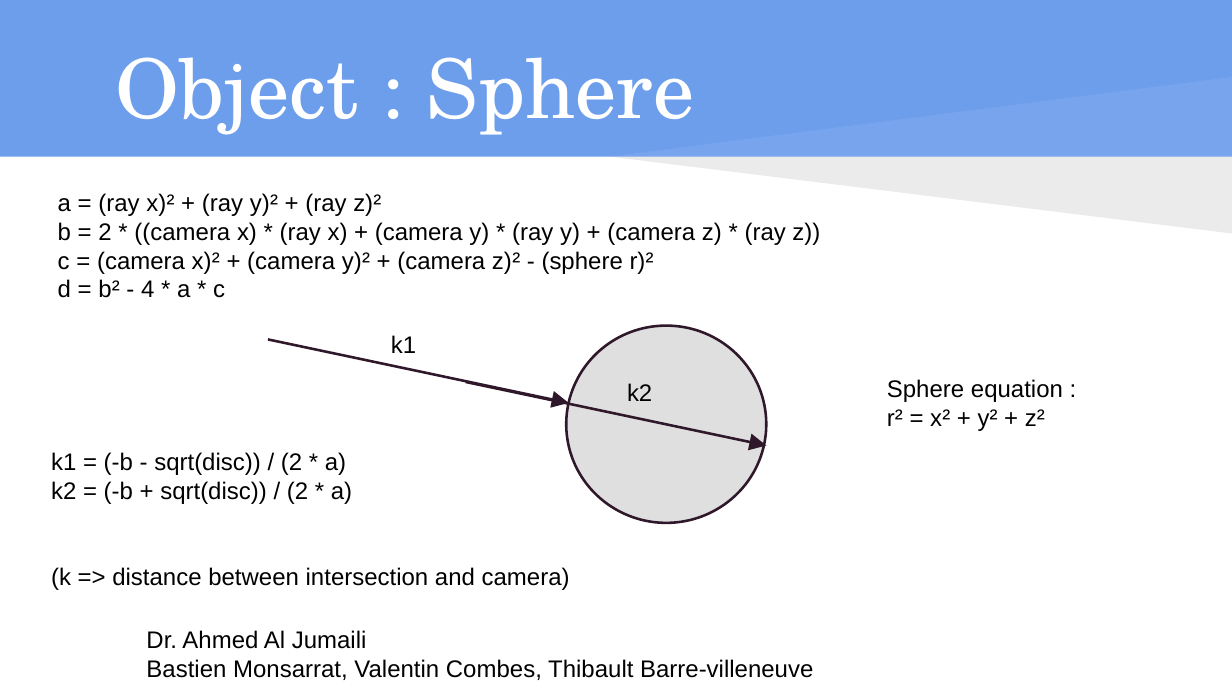
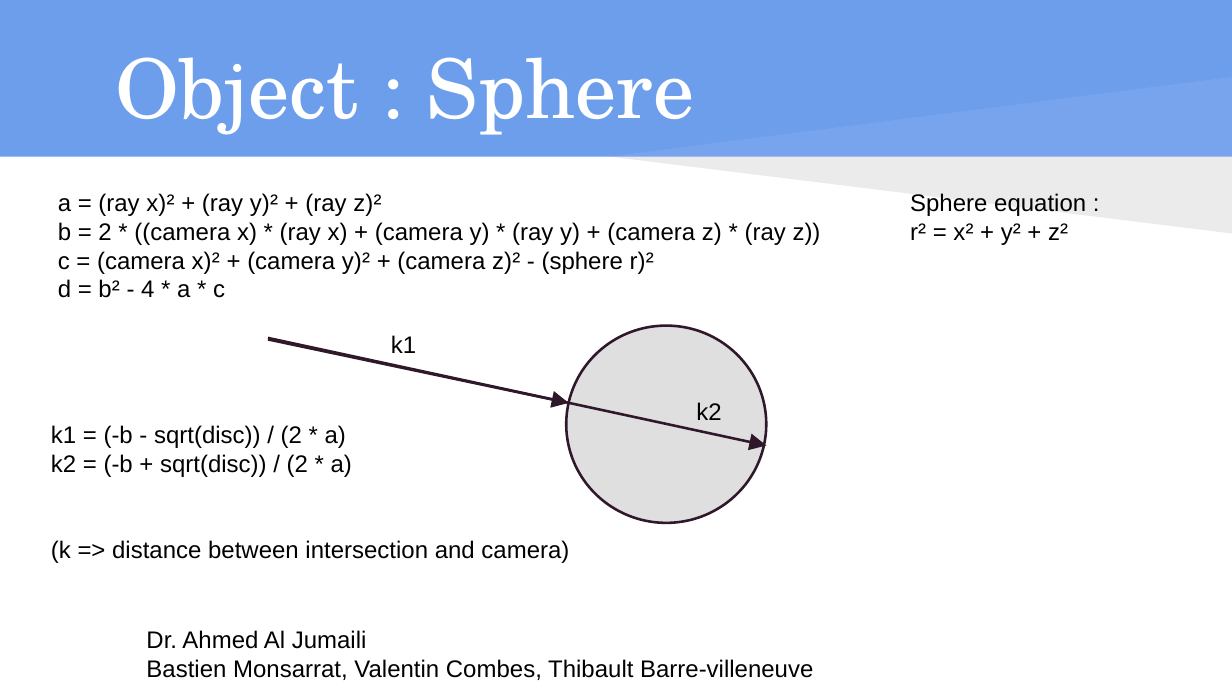
Before and after one commit to isundil/drt, a slide deck: slide 9 of Presentation DS - drt.pptx (slide 20 before the commit). Drawn at 1232x693 pixels with LibreOffice and Linux fonts; fonts in the diff are those of the drawing. Boxes give left, top, right and bottom in pixels: in the first picture for what was removed or moved away, otherwise in the second. Text is boxed around its words. In the diff, an @@ line names an element or a change of style, - is before the commit and + after.

```diff
--- a/Presentation DS - drt.pptx
+++ b/Presentation DS - drt.pptx
@@ text "Sphere equation :": place and size @@
-text "Sphere equation :" at (887,379,1063,431)
+text "Sphere equation :" at (910,193,1086,245)
@@ arrow moved from (466, 382) - (766, 446) to (269, 338) - (766, 446) @@
@@ text "k2": place and size @@
-text "k2" at (627,383,652,401)
+text "k2" at (696,402,721,420)
@@ text added at (51,425,569,563), 14 pt, text #000000 @@
+k1 = (-b - sqrt(disc)) / (2 * a)
+k2 = (-b + sqrt(disc)) / (2 * a)
+(k => distance between intersection and camera)
@@ text at (51,452,570,590): paragraphs removed @@
-k1 = (-b - sqrt(disc)) / (2 * a)
-k2 = (-b + sqrt(disc)) / (2 * a)
-(k => distance between intersection and camera)
```
Also in this commit, not shown: 3 other slides changed, 1 slide added, 5 slides removed.
